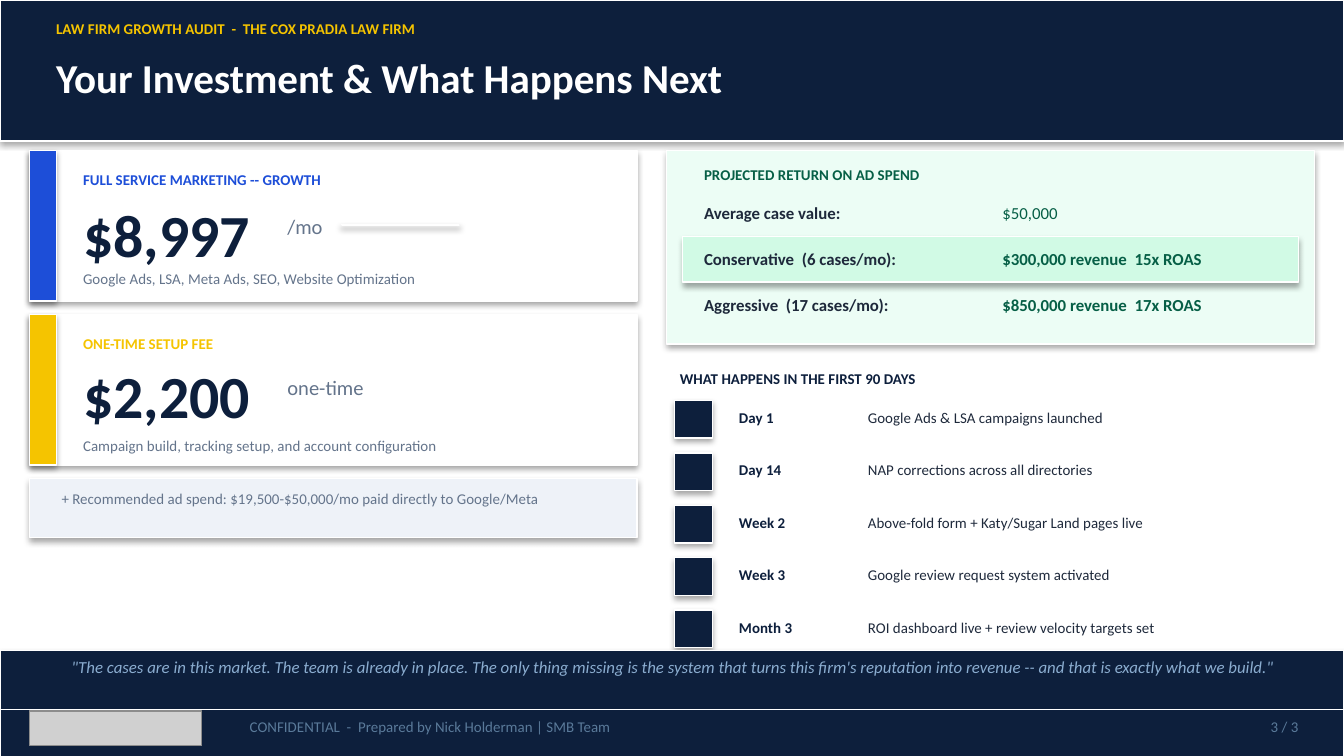
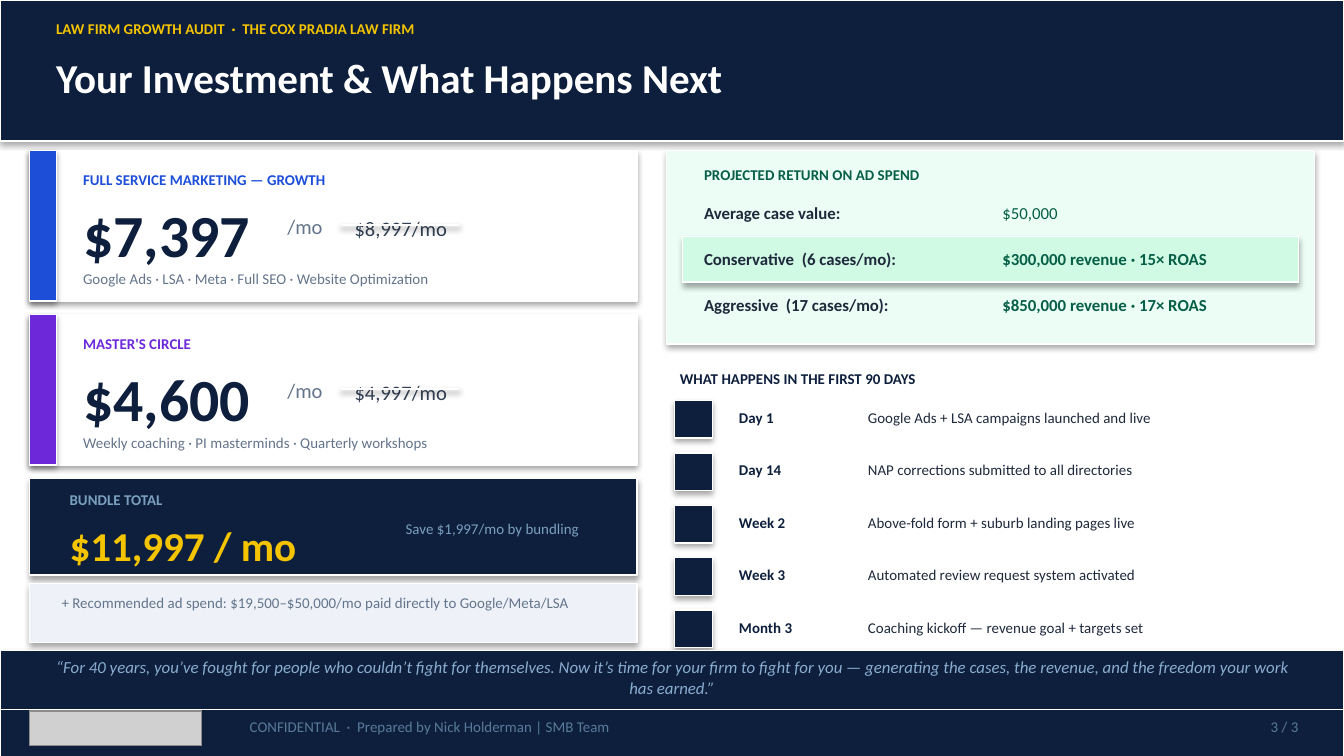
Before and after one commit to SMB-Team-Technology/workwith-smbteam, a slide deck: slide 3 of cox-pradia/TheCoxPradiaLawFirm_May292026_Proposal.pptx. Drawn at 1344x756 pixels with LibreOffice and Linux fonts; fonts in the diff are those of the drawing; grey boxes stand for pictures. Boxes give left, top, right and bottom in pixels: in the first picture for what was removed or moved away, otherwise in the second. Text is boxed around its words. In the diff, an @@ line names an element or a change of style, - is before the commit and + after.

```diff
--- a/cox-pradia/TheCoxPradiaLawFirm_May292026_Proposal.pptx
+++ b/cox-pradia/TheCoxPradiaLawFirm_May292026_Proposal.pptx
@@ text at bbox=[56, 24, 414, 34]: text changed @@
-LAW FIRM GROWTH AUDIT - THE COX PRADIA LAW FIRM
+LAW FIRM GROWTH AUDIT · THE COX PRADIA LAW FIRM
@@ text at bbox=[83, 175, 325, 185]: text changed @@
-FULL SERVICE MARKETING -- GROWTH
+FULL SERVICE MARKETING — GROWTH
@@ text added at bbox=[83, 218, 250, 265], 32 pt, text #0D1F3C, bold @@
+$7,397
@@ text at bbox=[355, 222, 447, 239]: text changed; size 32 to 11 pt; text colour #0D1F3C to #334155; bold off @@
-$8,997
+$8,997/mo
@@ text at bbox=[1002, 254, 1207, 267]: text changed @@
-$300,000 revenue 15x ROAS
+$300,000 revenue · 15× ROAS
@@ text at bbox=[83, 273, 428, 287]: text changed @@
-Google Ads, LSA, Meta Ads, SEO, Website Optimization
+Google Ads · LSA · Meta · Full SEO · Website Optimization
@@ text at bbox=[1002, 299, 1207, 313]: text changed @@
-$850,000 revenue 17x ROAS
+$850,000 revenue · 17× ROAS
@@ rectangle at bbox=[30, 314, 56, 465]: fill #F5C400 to #6D28D9 @@
@@ text at bbox=[83, 339, 191, 349]: text changed; text colour #F5C400 to #6D28D9 @@
-ONE-TIME SETUP FEE
+MASTER'S CIRCLE
@@ text at bbox=[83, 380, 250, 429]: text changed @@
-$2,200
+$4,600
@@ text removed at bbox=[287, 381, 363, 395] @@
-one-time
@@ text added at bbox=[287, 384, 322, 399], 11 pt, text #64748B @@
+/mo
@@ rectangle added at bbox=[341, 388, 460, 390], fill #334155, outline #FFFFFF 0.75 pt @@
@@ text added at bbox=[355, 386, 447, 403], 11 pt, text #334155 @@
+$4,997/mo
@@ text at bbox=[868, 412, 1151, 426]: text changed @@
-Google Ads & LSA campaigns launched
+Google Ads + LSA campaigns launched and live
@@ text removed at bbox=[83, 440, 436, 454] @@
-Campaign build, tracking setup, and account configuration
@@ text added at bbox=[83, 437, 428, 451], 8 pt, text #64748B @@
+Weekly coaching · PI masterminds · Quarterly workshops
@@ rectangle added at bbox=[30, 478, 637, 575], fill #0D1F3C, outline #FFFFFF 0.75 pt @@
@@ text at bbox=[868, 464, 1132, 475]: text changed @@
-NAP corrections across all directories
+NAP corrections submitted to all directories
@@ text added at bbox=[70, 495, 162, 505], 8 pt, text #7CA0C0, bold @@
+BUNDLE TOTAL
@@ text added at bbox=[70, 534, 296, 567], 22 pt, text #F5C400, bold @@
+$11,997 / mo
@@ text added at bbox=[406, 523, 579, 537], 8 pt, text #7CA0C0 @@
+Save $1,997/mo by bundling
@@ text at bbox=[868, 517, 1135, 531]: text changed @@
-Above-fold form + Katy/Sugar Land pages live
+Above-fold form + suburb landing pages live
@@ text at bbox=[868, 569, 1135, 583]: text changed @@
-Google review request system activated
+Automated review request system activated
@@ rectangle: place and size @@
-rectangle at bbox=[30, 478, 637, 538]
+rectangle at bbox=[30, 583, 637, 642]
@@ text at bbox=[72, 597, 569, 611]: text changed @@
-+ Recommended ad spend: $19,500-$50,000/mo paid directly to Google/Meta
++ Recommended ad spend: $19,500–$50,000/mo paid directly to Google/Meta/LSA
@@ text at bbox=[868, 622, 1143, 636]: text changed @@
-ROI dashboard live + review velocity targets set
+Coaching kickoff — revenue goal + targets set
@@ text at bbox=[56, 661, 1288, 694]: text changed @@
-"The cases are in this market. The team is already in place. The only thing missing is the system that turns this firm's reputation into revenue -- and that is exactly what we build."
+“For 40 years, you’ve fought for people who couldn’t fight for themselves. Now it’s time for your firm to fight for you — generating the cases, the revenue, and the freedom your work has earned.”
@@ text at bbox=[250, 722, 610, 734]: text changed @@
-CONFIDENTIAL - Prepared by Nick Holderman | SMB Team
+CONFIDENTIAL · Prepared by Nick Holderman | SMB Team
```
Also in this commit, not shown: 2 other slides changed, 3 other files.
